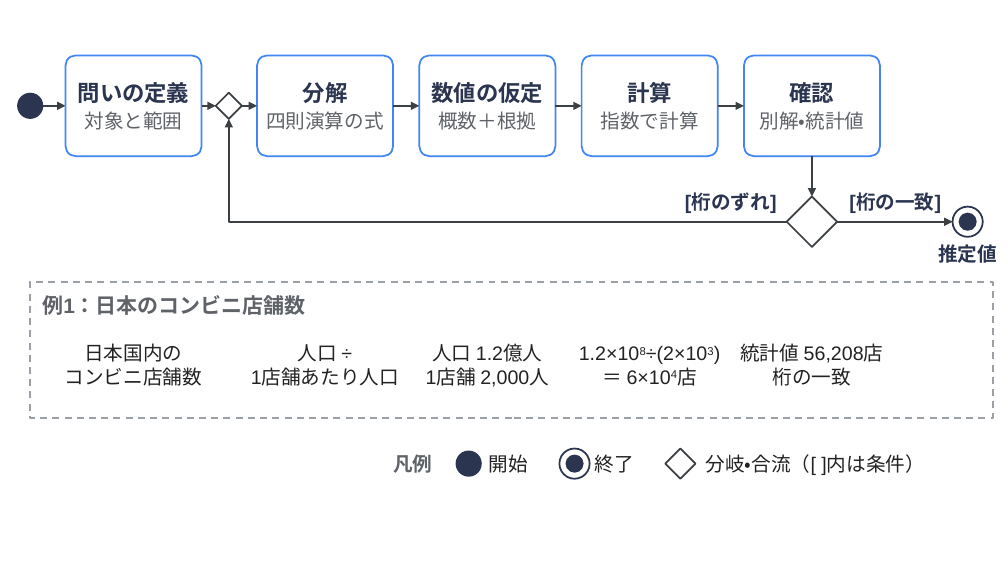
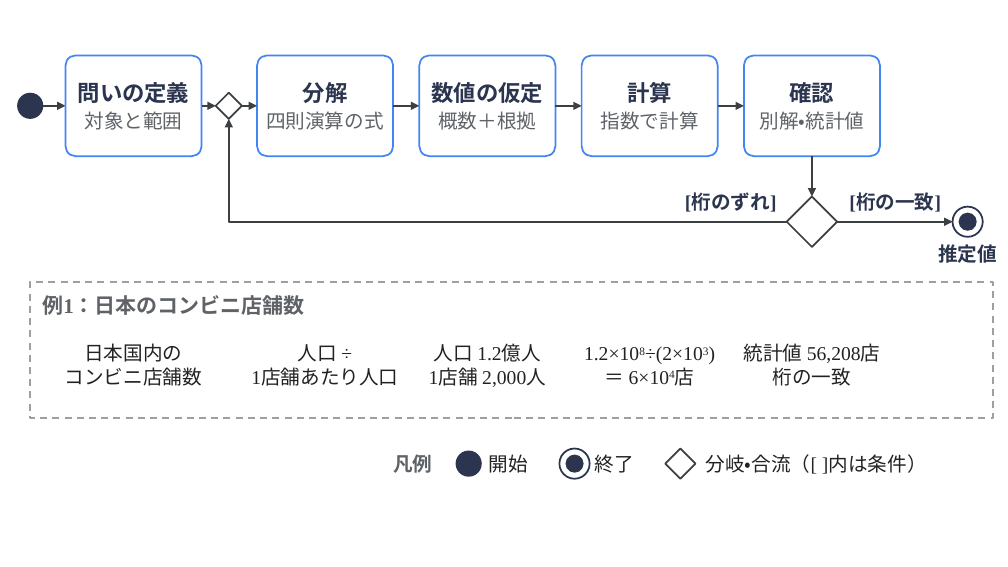
Before and after one commit to nico0748/tech-boosters, a slide deck: slide 1 of compact/drafts/no.10-fermi-estimation/image/01_フェルミ推定の手順.pptx. Drawn at 1008x567 pixels with LibreOffice and Linux fonts; fonts in the diff are those of the drawing. Boxes give left, top, right and bottom in pixels: in the first picture for what was removed or moved away, otherwise in the second. Text is boxed around its words. In the diff, an @@ line names an element or a change of style, - is before the commit and + after.

```diff
--- a/compact/drafts/no.10-fermi-estimation/image/01_フェルミ推定の手順.pptx
+++ b/compact/drafts/no.10-fermi-estimation/image/01_フェルミ推定の手順.pptx
@@ font Arial to Times New Roman in 8 elements at (x1=849, y1=194, x2=941, y2=212), (x1=685, y1=194, x2=777, y2=212), (x1=42, y1=295, x2=304, y2=315), (x1=251, y1=344, x2=398, y2=386), (x1=429, y1=344, x2=546, y2=387), (x1=584, y1=346, x2=703, y2=384), (x1=743, y1=343, x2=881, y2=386), (x1=706, y1=454, x2=927, y2=474) @@
```
Also in this commit, not shown: 5 other files.
